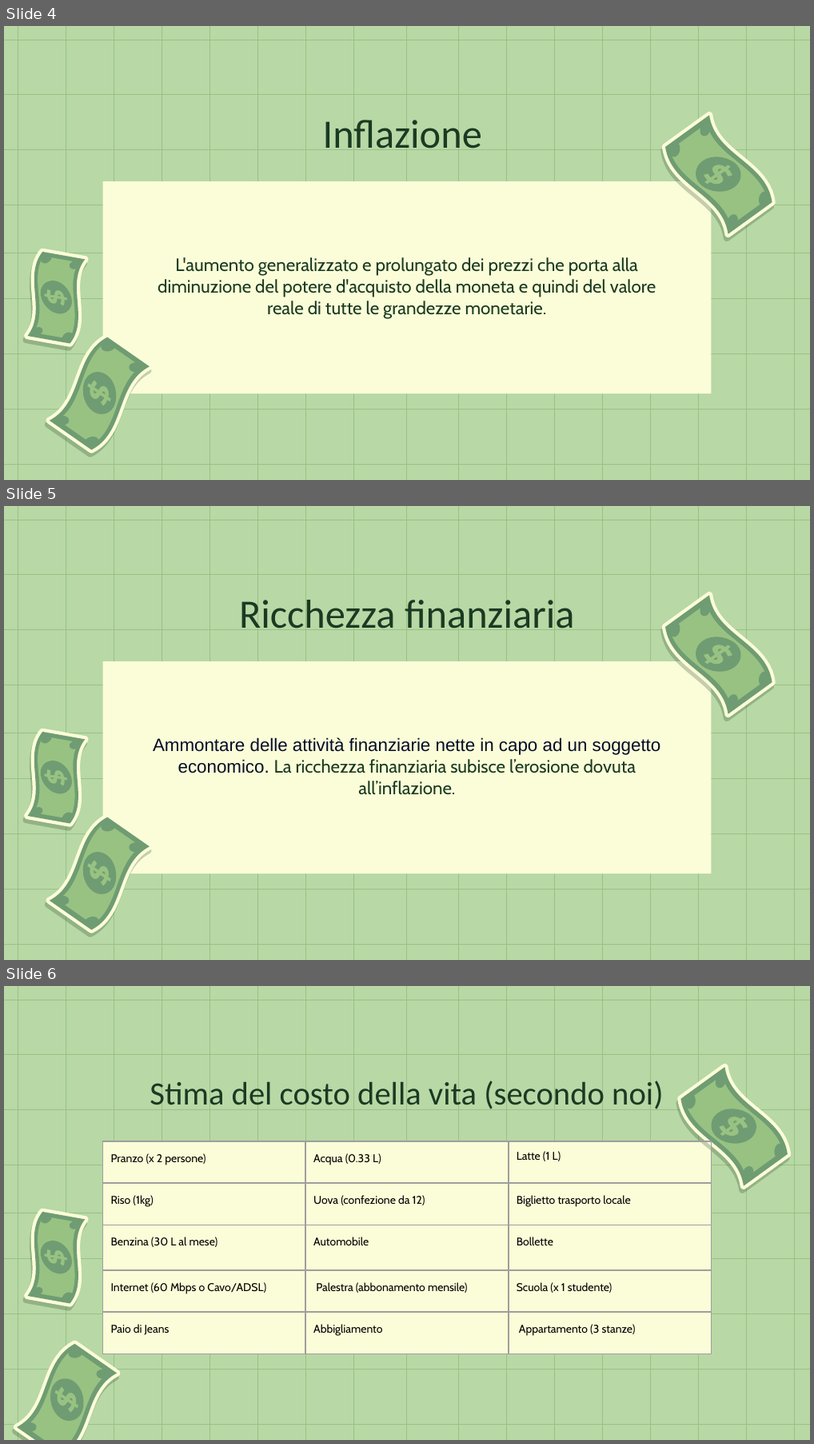
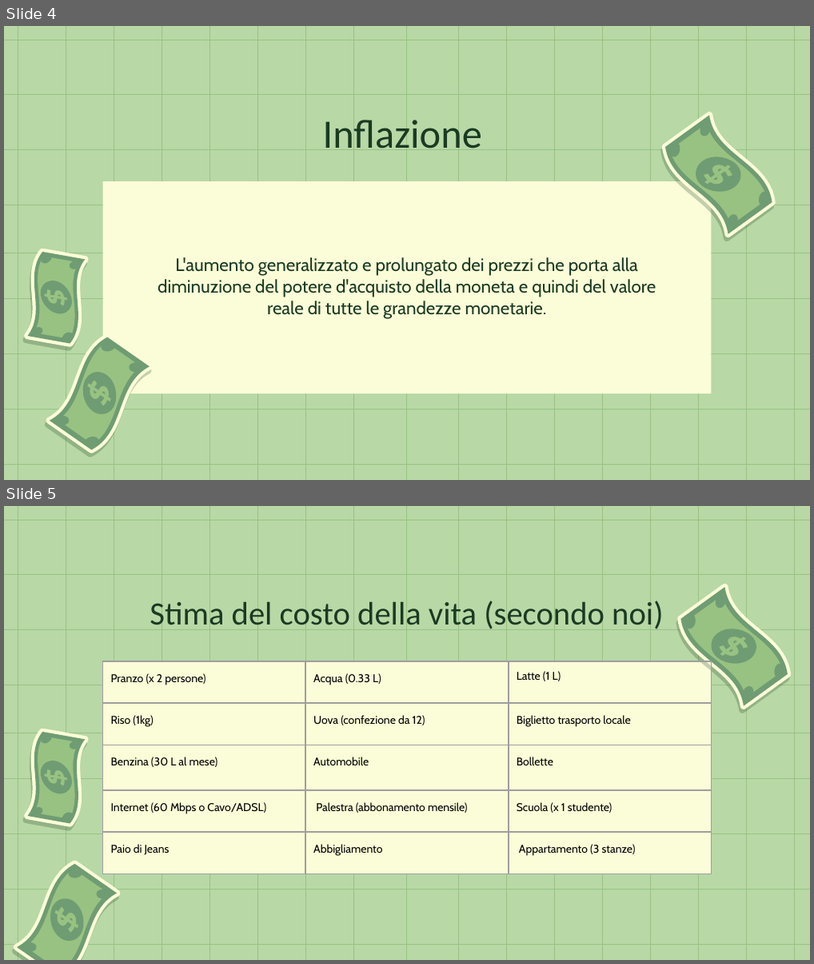
Before and after one commit to Rikysakke/cost-of-living, a slide deck: Cost of Living.pptx. Shown one above the other, each under a label of ours: slides 4, 5 and 6 before the commit, slides 4 and 5 after it. The pictures are 814x1444 and 814x964 pixels, drawn with LibreOffice and Linux fonts; fonts in the diff are those of the drawing. Boxes give left, top, right and bottom in pixels: in the first picture for what was removed or moved away, otherwise in the second. Text is boxed around its words. In the diff, an @@ line names an element or a change of style, - is before the commit and + after.

```diff
--- a/Cost of Living.pptx
+++ b/Cost of Living.pptx
@@ slide 5 removed at (4,506,810,960), background #B8D8A6; not listed: 52 template elements that a slide beside it also shows @@
@@ title removed at (239,600,575,628) @@
-Ricchezza finanziaria
@@ rectangle removed at (103,662,712,874) @@
@@ group removed at (659,585,778,723): 9 freeform shapes @@
@@ subtitle removed at (153,737,662,795) @@
-Ammontare delle attività finanziarie nette in capo ad un soggetto economico. La ricchezza finanziaria subisce l’erosione dovuta all’inflazione.
@@ group removed at (12,724,101,832): 9 freeform shapes @@
@@ group removed at (35,808,164,937): 9 freeform shapes @@
@@ what was slide 6 is now slide 5 @@
```
Also in this commit, not shown: 6 slides changed, 1 other file.
